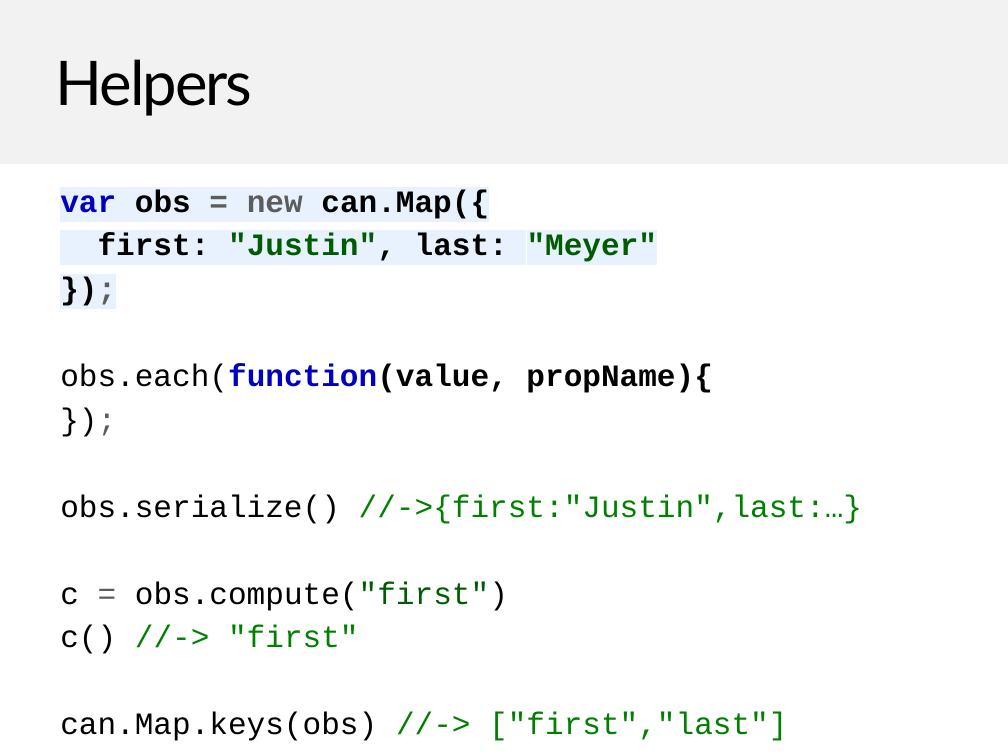
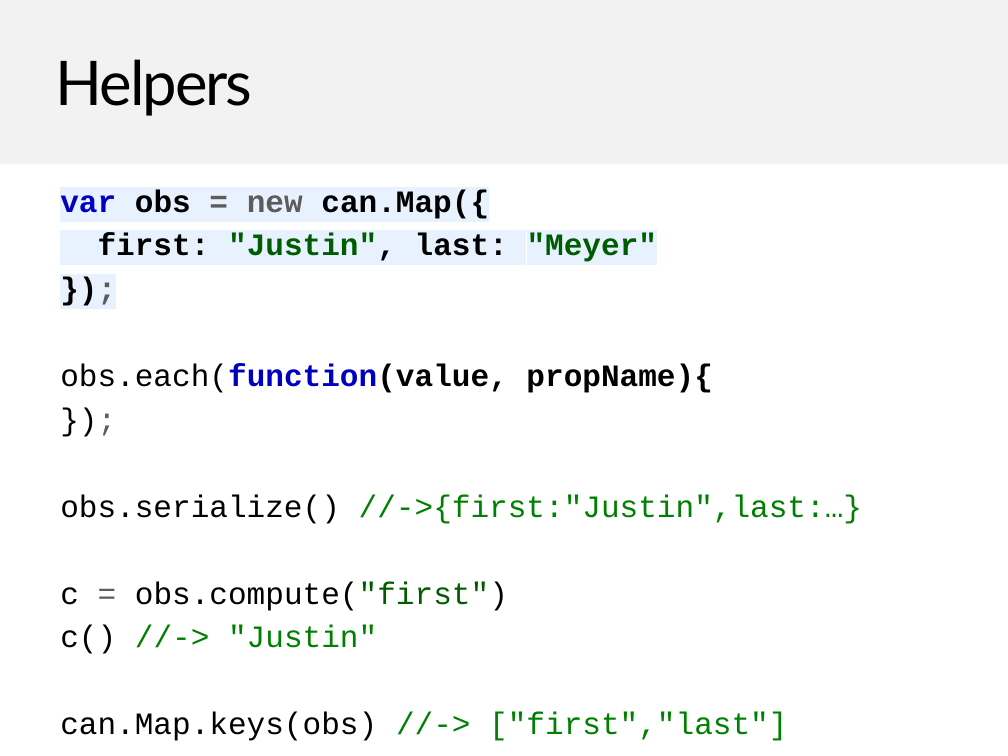
Before and after one commit to canjs/can-meetup, a slide deck: slide 57 of 2_map_and_list/canjs-map-list.pptx. Drawn at 1008x756 pixels with LibreOffice and Linux fonts; fonts in the diff are those of the drawing; background and template pictures are left out. Boxes give left, top, right and bottom in pixels: in the first picture for what was removed or moved away, otherwise in the second. Text is boxed around its words. In the diff, an @@ line names an element or a change of style, - is before the commit and + after.

```diff
--- a/2_map_and_list/canjs-map-list.pptx
+++ b/2_map_and_list/canjs-map-list.pptx
@@ text at bbox=[60, 625, 377, 654]: text changed @@
-c() //-> "first"
+c() //-> "Justin"
```
Also in this commit, not shown: 4 other slides changed, 1 slide added, 8 other files.
